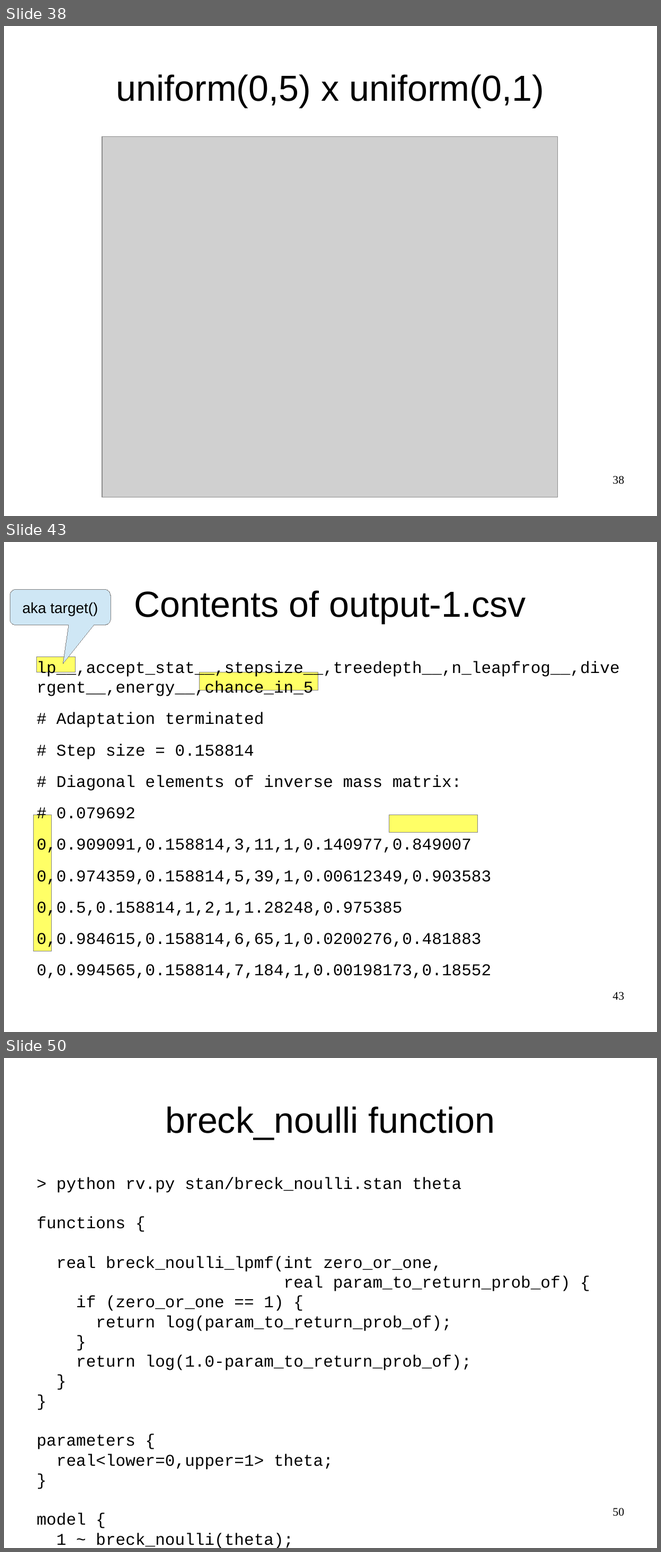
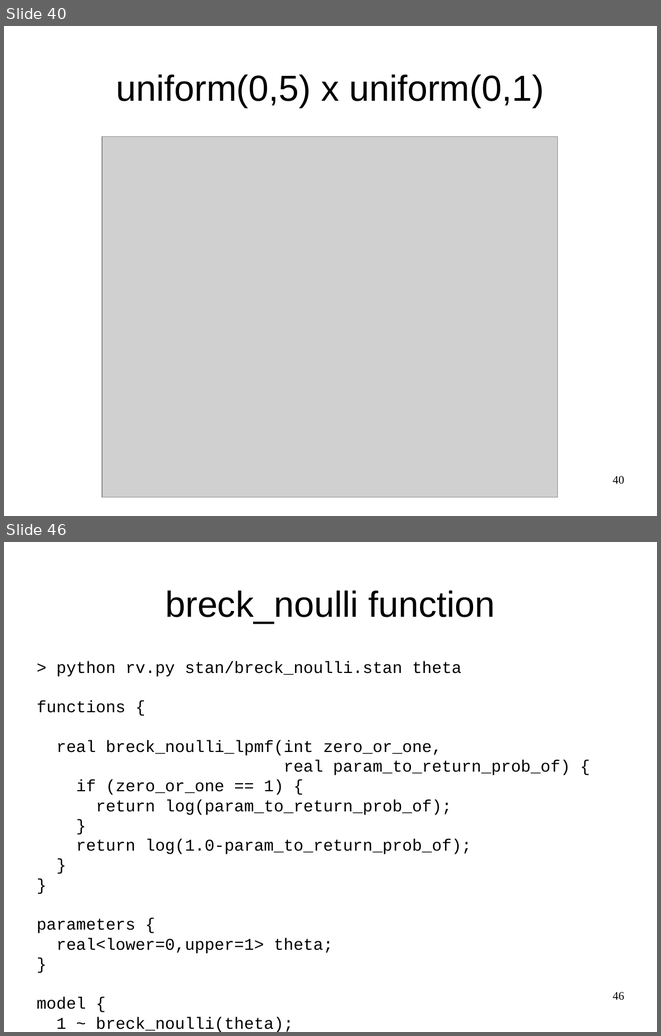
Before and after one commit to breckbaldwin/StanIsThePlanDist, a slide deck: slides/StanIsThePlanPyData.odp. Shown one above the other, each under a label of ours: slides 38, 43 and 50 before the commit, slides 40 and 46 after it; the slides between them are not shown. The pictures are 661x1552 and 661x1036 pixels, drawn with LibreOffice and Linux fonts; fonts in the diff are those of the drawing; grey boxes stand for pictures. Boxes give left, top, right and bottom in pixels: in the first picture for what was removed or moved away, otherwise in the second. Text is boxed around its words. In the diff, an @@ line names an element or a change of style, - is before the commit and + after.

```diff
--- a/slides/StanIsThePlanPyData.odp
+++ b/slides/StanIsThePlanPyData.odp
@@ slide 43 removed at box(4, 542, 657, 1032), background #FFFFFF @@
@@ rounded speech box removed at box(10, 589, 111, 625) @@
-aka target()
@@ title removed at box(134, 590, 526, 623) @@
-Contents of output-1.csv
@@ rectangle removed at box(36, 656, 75, 672) @@
@@ text removed at box(37, 661, 620, 978) @@
-lp__,accept_stat__,stepsize__,treedepth__,n_leapfrog__,divergent__,energy__,chance_in_5
-# Adaptation terminated
-# Step size = 0.158814
-# Diagonal elements of inverse mass matrix:
-# 0.079692
-0,0.909091,0.158814,3,11,1,0.140977,0.849007
-0,0.974359,0.158814,5,39,1,0.00612349,0.903583
-0,0.5,0.158814,1,2,1,1.28248,0.975385
-0,0.984615,0.158814,6,65,1,0.0200276,0.481883
-0,0.994565,0.158814,7,184,1,0.00198173,0.18552
@@ rectangle removed at box(200, 672, 318, 690) @@
@@ rectangle removed at box(34, 814, 51, 951) @@
@@ rectangle removed at box(389, 814, 478, 832) @@
@@ page number removed at box(612, 991, 624, 1000) @@
-43
@@ what was slide 38 is now slide 40 @@
@@ page number at box(612, 475, 624, 484): text changed @@
-38
+40
@@ what was slide 50 is now slide 46 @@
@@ page number at box(612, 991, 624, 1000): text changed @@
-50
+46
```
Also in this commit, not shown: 10 slides changed, 8 slides added, 11 other slides removed.
